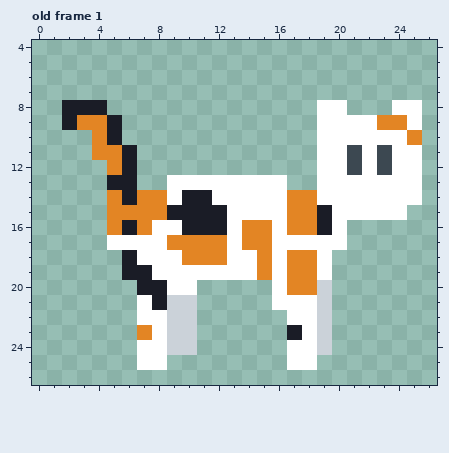
Two states of a pixel-art file, Art/Images/Aseprite/cicibela template.aseprite. Above, as it was before the edit.
32x32 pixels, 1 frame. Shown: old frame 1: x 0..26, y 4..26. The commit also changed other frames, which this record leaves out.
Now the later version:
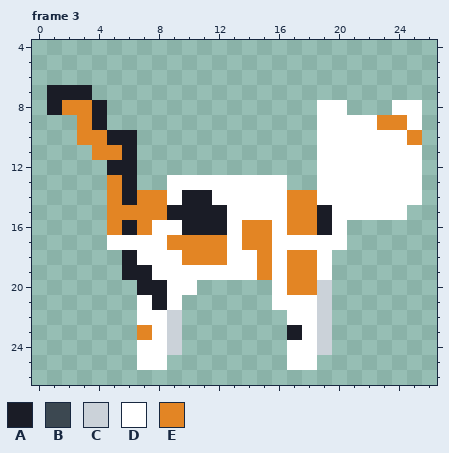
Palette (. is transparent): A #1a1c26  B #3c4851  C #cbd2d9  D #ffffff  E #e38524
A new or re-ordered frame is compared with the old frame closest to it.
Diff:
frames 1 -> 4
layer "tail" added
layer "leg bl" added
layer "head" added
layer "Layer 2" removed
Changed rows in their new state; - is an unchanged pixel.
Frame 3 is new; against old frame 1:
first column x 1:
 7 AAA--------------------
 8 AEE--------------------
 9 -.-A.------------------
10 --E--A-----------------
11 --------------------D-D
12 ----A---------------D-D
13 ----E------------------
first column x 9:
21 D.
22 -.
23 -.
24 -.
Pixel boxes of the changes (left, top, right, bottom) in both pictures:
changed: (47, 85, 137, 190)
changed: (347, 145, 392, 175)
changed: (167, 295, 197, 355)
